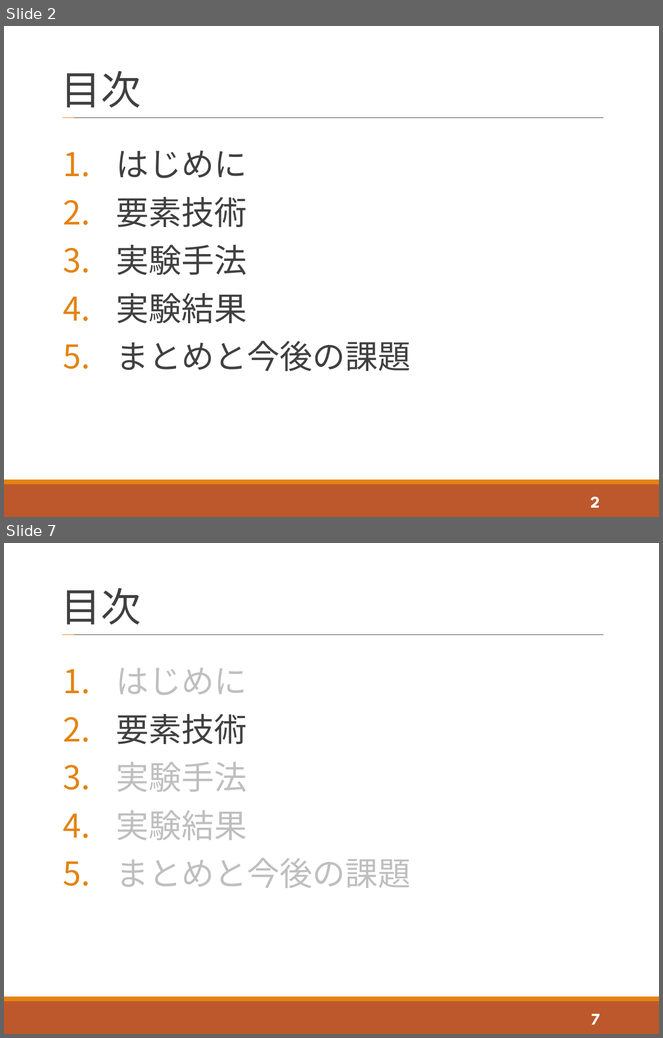
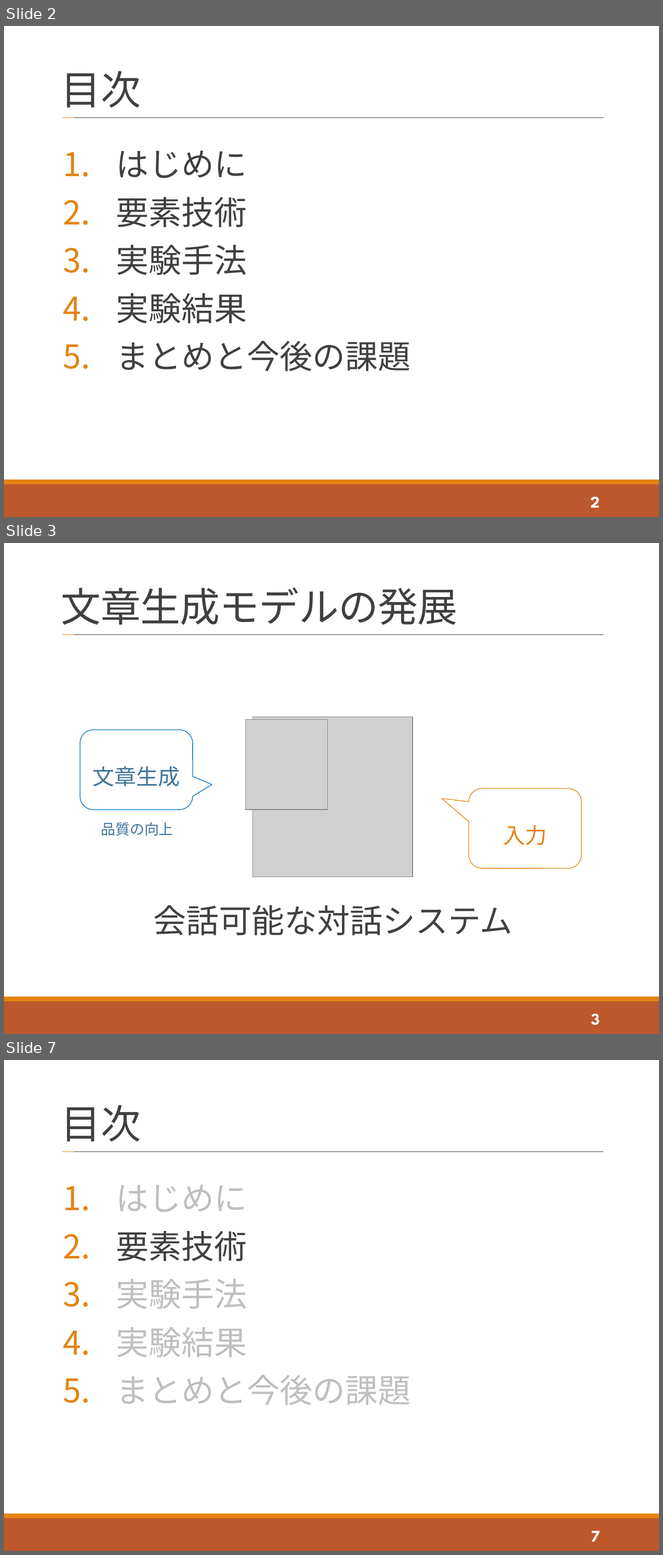
Before and after one commit to tatsuya-sugiyama/WeeklyReport, a slide deck: report/2021_t_1st/2021_1st_sugiyama.pptx. Shown one above the other, each under a label of ours: slides 2 and 7 before the commit, slides 2, 3 and 7 after it; the slides between them are not shown. The pictures are 663x1038 and 663x1555 pixels, drawn with LibreOffice and Linux fonts; fonts in the diff are those of the drawing; grey boxes stand for pictures. Boxes give left, top, right and bottom in pixels: in the first picture for what was removed or moved away, otherwise in the second. Text is boxed around its words. In the diff, an @@ line names an element or a change of style, - is before the commit and + after.

```diff
--- a/report/2021_t_1st/2021_1st_sugiyama.pptx
+++ b/report/2021_t_1st/2021_1st_sugiyama.pptx
@@ slide 3 added at <box>4,543,659,1034</box>, background #FFFFFF; not listed: 4 template elements that a slide beside it also shows @@
@@ title added at <box>61,587,458,625</box>, 44 pt, text #404040 @@
+文章生成モデルの発展
@@ rounded speech box added at <box>80,730,193,810</box>, outline #0070C0 0.75 pt, 24 pt, text #40749B @@
+文章生成
@@ picture added at <box>245,719,327,810</box> @@
@@ picture added at <box>253,717,413,877</box> @@
@@ rounded speech box added at <box>469,788,582,869</box>, outline #E48312 0.75 pt, 24 pt, text #E48312 @@
+入力
@@ rounded speech box added at <box>80,804,193,846</box>, 16 pt, text #40749B @@
+品質の向上
@@ text added at <box>154,905,513,936</box>, 36 pt, text #404040 @@
+会話可能な対話システム
@@ page number added at <box>591,1014,600,1026</box>, 18 pt, text #FFFFFF, bold @@
+3
```
Also in this commit, not shown: 19 slides changed, 4 other slides added, 1 slide removed, 2 other files.
